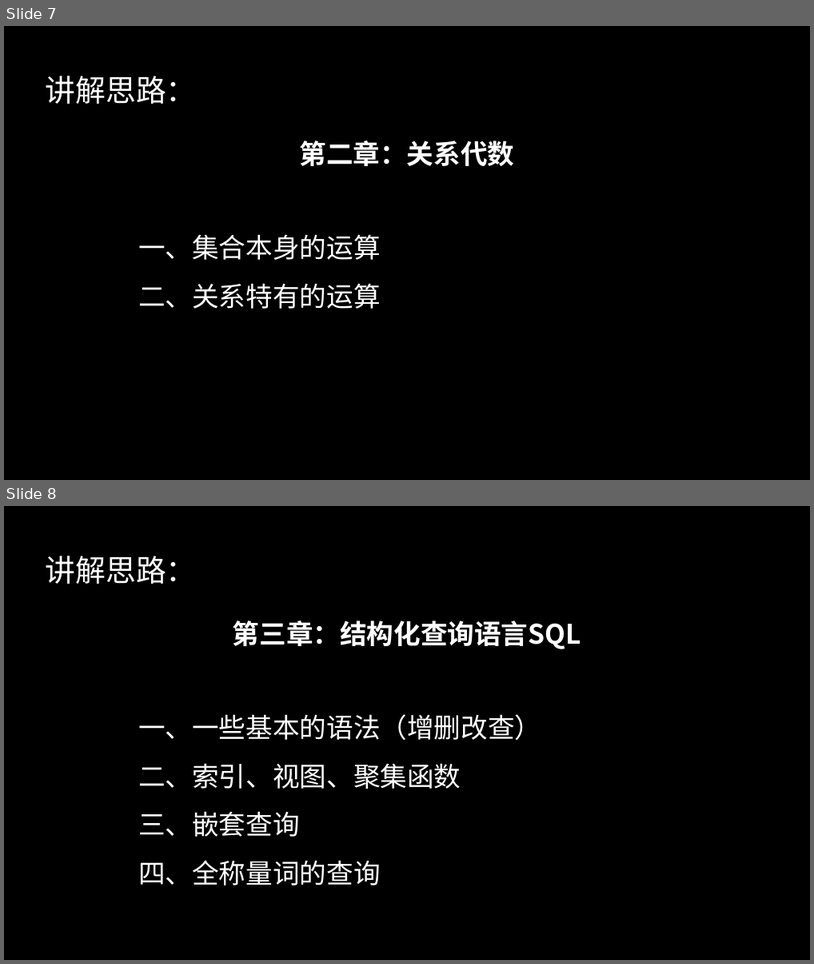
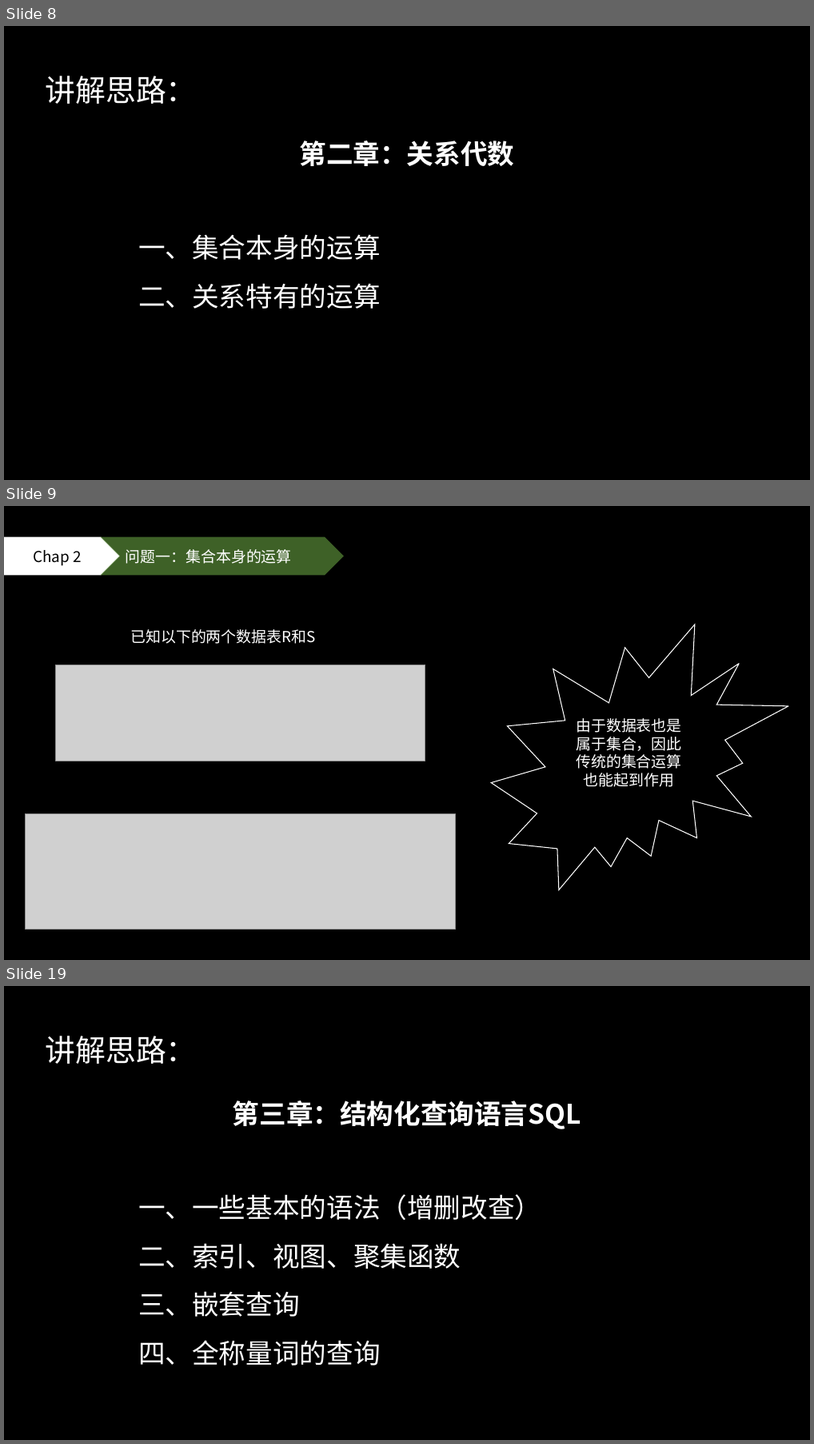
Before and after one commit to 50mengzhu/Database, a slide deck: ReationalDB.pptx. Shown one above the other, each under a label of ours: slides 7 and 8 before the commit, slides 8, 9 and 19 after it; the slides between them are not shown. The pictures are 814x964 and 814x1444 pixels, drawn with LibreOffice and Linux fonts; fonts in the diff are those of the drawing; grey boxes stand for pictures. Boxes give left, top, right and bottom in pixels: in the first picture for what was removed or moved away, otherwise in the second. Text is boxed around its words. In the diff, an @@ line names an element or a change of style, - is before the commit and + after.

```diff
--- a/ReationalDB.pptx
+++ b/ReationalDB.pptx
@@ slide 9 added at (x1=4, y1=506, x2=810, y2=960), background #000000 @@
@@ pentagon arrow added at (x1=4, y1=537, x2=120, y2=575), fill #FFFFFF, 18 pt, text #000000 @@
+Chap 2
@@ chevron added at (x1=100, y1=537, x2=344, y2=575), fill #548235 at 75% opacity, 18 pt, text #FFFFFF @@
+问题一：集合本身的运算
@@ irregular seal added at (x1=491, y1=624, x2=790, y2=890), outline #FFFFFF 1 pt, 18 pt, text #FFFFFF @@
+由于数据表也是属于集合，因此传统的集合运算也能起到作用
@@ text added at (x1=130, y1=629, x2=315, y2=644), 18 pt, text #FFFFFF @@
+已知以下的两个数据表R和S
@@ picture added at (x1=55, y1=664, x2=426, y2=760) @@
@@ picture added at (x1=25, y1=813, x2=455, y2=929) @@
@@ what was slide 7 is now slide 8 @@
@@ what was slide 8 is now slide 19 @@
```
Also in this commit, not shown: 4 slides changed, 19 other slides added, 3 slides removed, 1 other file.
